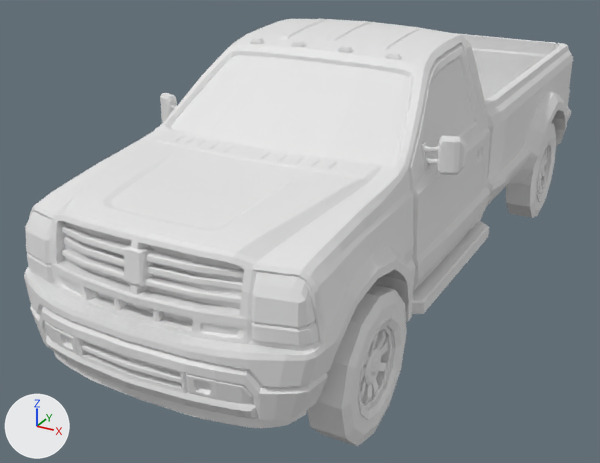
One commit to the glTF model models/synty/SM_Veh_Pickup_01.glb: the scene before it, then after it.
Rendered twice from a camera (50 mm lens) standing at (2.89, -6.57, 3.45) and looking at (-0.41, -0.57, 0.45). The lights are fixed; the arrows at lower left show +X, +Y and +Z. The picture after the commit comes second. Where no turn or scale is listed for an object, it has been applied to the vertices.

Objects in the first picture: 'SM_Veh_Pickup_01', 'SM_Veh_Pickup_01_Door_B', 'SM_Veh_Pickup_01_Door_L', 'SM_Veh_Pickup_01_Door_L_Glass', 'SM_Veh_Pickup_01_Door_R', 'SM_Veh_Pickup_01_Glass', 'SM_Veh_Pickup_01_Wheel_FL', 'SM_Veh_Pickup_01_Wheel_RL'.
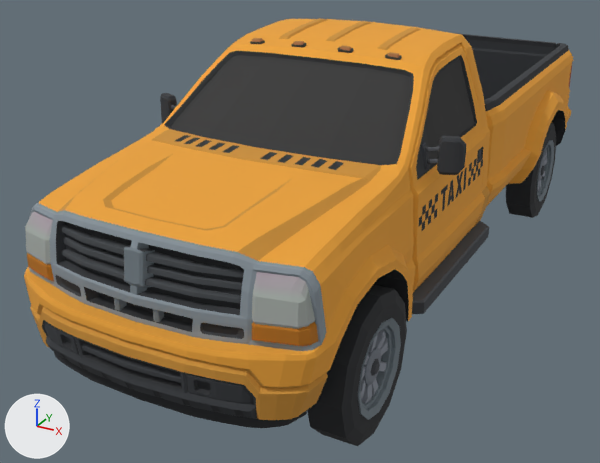
Pixel boxes [x1, y1, x2, y2] of what changed, in the pictures (600 x 463 px):
```json
{"object": "SM_Veh_Pickup_01", "change": "recoloured", "before": [24, 18, 574, 428], "after": [24, 18, 574, 428], "on screen": "darker"}
{"object": "SM_Veh_Pickup_01_Glass", "change": "recoloured", "before": [171, 55, 411, 165], "after": [171, 55, 411, 165], "on screen": "white to black"}
{"object": "SM_Veh_Pickup_01_Door_L", "change": "recoloured", "before": [408, 44, 485, 291], "after": [408, 44, 485, 291], "on screen": "white to brown"}
{"object": "SM_Veh_Pickup_01_Wheel_FL", "change": "recoloured", "before": [307, 284, 407, 446], "after": [307, 284, 407, 446], "on screen": "white to grey"}
{"object": "SM_Veh_Pickup_01_Door_B", "change": "recoloured", "before": [455, 33, 556, 100], "after": [455, 33, 556, 100], "on screen": "white to black"}
{"object": "SM_Veh_Pickup_01_Door_L_Glass", "change": "recoloured", "before": [423, 59, 474, 166], "after": [423, 59, 474, 166], "on screen": "white to black"}
{"object": "SM_Veh_Pickup_01_Wheel_RL", "change": "recoloured", "before": [506, 123, 556, 218], "after": [506, 123, 556, 218], "on screen": "white to grey"}
{"object": "SM_Veh_Pickup_01_Door_R", "change": "recoloured", "before": [160, 93, 177, 123], "after": [160, 93, 177, 123], "on screen": "white to black"}
```

Scene script edits in JSON lines:
```json
{"op": "add", "block": "img_polygonpalmcity_01_a", "code": ["img_polygonpalmcity_01_a = load_image('PolygonPalmCity_01_A', '_unpacked/PolygonPalmCity_01_A', 4096, 4096, 'sRGB')"]}
{"op": "add", "block": "mat_atlas", "code": ["mat_atlas = principled_material('atlas')", "mat_atlas.texture = img_polygonpalmcity_01_a", "mat_atlas.roughness = 0.9"]}
{"block": "me_mesh", "where": "me_mesh.from_pydata(...)  # 3758 vertices, 7112 faces; spans x -1.21..1.21, y -3.42..3.42, z 0.34..2.28"}
{"op": "add", "block": "me_mesh", "code": "me_mesh.materials.append(mat_atlas)  # picture img_polygonpalmcity_01_a"}
{"block": "me_mesh_008", "where": "me_mesh_008.from_pydata(...)  # 143 vertices, 278 faces; spans x -0.86..0.86, y 3.13..3.27, z 0.84..1.61"}
{"op": "add", "block": "me_mesh_008", "code": "me_mesh_008.materials.append(mat_atlas)  # picture img_polygonpalmcity_01_a"}
{"block": "me_mesh_011", "where": "me_mesh_011.from_pydata(...)  # 395 vertices, 766 faces; spans x 0.79..1.28, y -1.67..-0.13, z 0.66..2.17"}
{"op": "add", "block": "me_mesh_011", "code": "me_mesh_011.materials.append(mat_atlas)  # picture img_polygonpalmcity_01_a"}
{"block": "me_mesh_012", "where": "me_mesh_012.from_pydata(...)  # 28 vertices, 24 faces; spans x 0.836..1.033, y -1.377..-0.243, z 1.521..2.083"}
{"op": "add", "block": "me_mesh_012", "code": "me_mesh_012.materials.append(mat_atlas)  # picture img_polygonpalmcity_01_a"}
{"block": "me_mesh_009", "where": "me_mesh_009.from_pydata(...)  # 395 vertices, 766 faces; spans x -1.28..-0.79, y -1.67..-0.13, z 0.66..2.17"}
{"op": "add", "block": "me_mesh_009", "code": "me_mesh_009.materials.append(mat_atlas)  # picture img_polygonpalmcity_01_a"}
{"block": "me_mesh_003", "where": "me_mesh_003.from_pydata(...)  # 182 vertices, 264 faces; spans x -0.95..0.95, y -1.91..0.02, z 1.56..2.14"}
{"op": "add", "block": "me_mesh_003", "code": "me_mesh_003.materials.append(mat_atlas)  # picture img_polygonpalmcity_01_a"}
{"block": "me_mesh_007", "where": "me_mesh_007.from_pydata(...)  # 369 vertices, 642 faces; spans x 0.866..1.17, y -2.872..-1.851, z 0.0..1.032"}
{"op": "add", "block": "me_mesh_007", "code": "me_mesh_007.materials.append(mat_atlas)  # picture img_polygonpalmcity_01_a"}
{"block": "me_mesh_006", "where": "me_mesh_006.from_pydata(...)  # 369 vertices, 642 faces; spans x 0.866..1.17, y 1.43..2.451, z 0.0..1.032"}
{"op": "add", "block": "me_mesh_006", "code": "me_mesh_006.materials.append(mat_atlas)  # picture img_polygonpalmcity_01_a"}
```
